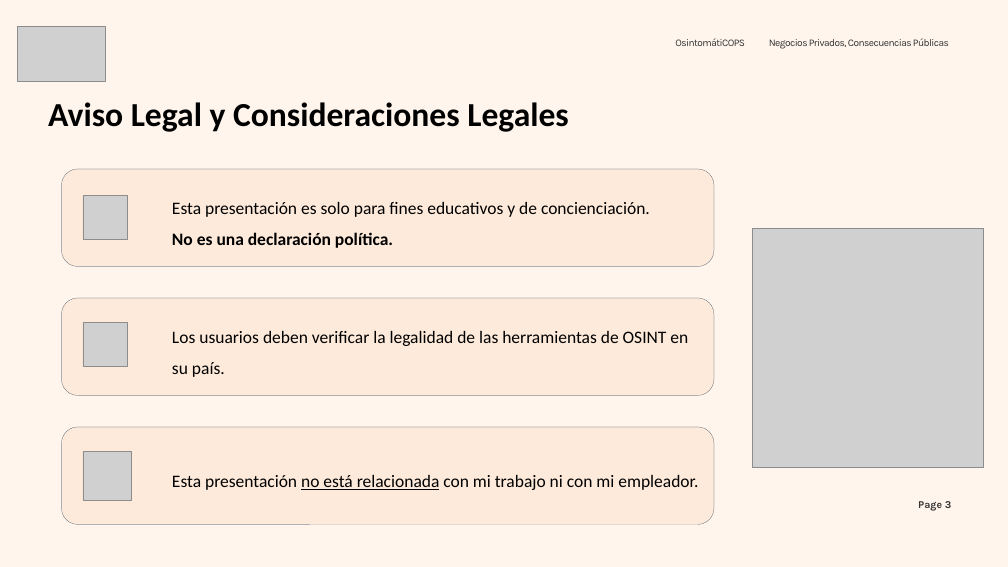
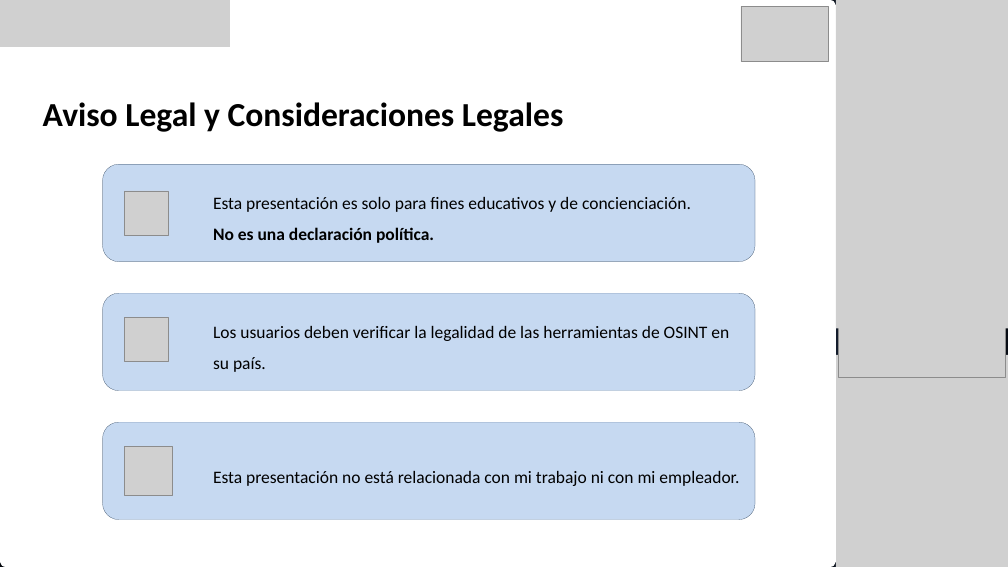
Before and after one commit to pedroaovieira/osint, a slide deck: slide 5 of presentation/osintomaticops/Negocios_Privados,_Consecuencias_Publicas.pptx (slide 3 before the commit). Drawn at 1008x567 pixels with LibreOffice and Linux fonts; fonts in the diff are those of the drawing; grey boxes stand for pictures; background and template pictures are left out. Boxes give left, top, right and bottom in pixels: in the first picture for what was removed or moved away, otherwise in the second. Text is boxed around its words. In the diff, an @@ line names an element or a change of style, - is before the commit and + after.

```diff
--- a/presentation/osintomaticops/Negocios_Privados,_Consecuencias_Publicas.pptx
+++ b/presentation/osintomaticops/Negocios_Privados,_Consecuencias_Publicas.pptx
@@ background picture (left out) to gradient #2B3D59 to #03060C @@
@@ freeform shape added at (x1=0, y1=0, x2=836, y2=567), fill #FFFFFF @@
@@ picture added at (x1=0, y1=0, x2=230, y2=47) @@
@@ picture moved from (x1=18, y1=26, x2=105, y2=82) to (x1=741, y1=6, x2=828, y2=61) @@
@@ picture added at (x1=836, y1=0, x2=1008, y2=329) @@
@@ text removed at (x1=675, y1=38, x2=745, y2=46) @@
-  OsintomátiCOPS
@@ text removed at (x1=769, y1=38, x2=949, y2=49) @@
-  Negocios Privados, Consecuencias Públicas
@@ text "Aviso Legal y Consideraciones Legales" moved from (x1=48, y1=102, x2=568, y2=132) to (x1=43, y1=102, x2=563, y2=132) @@
@@ 3 pictures, 3 rounded rectangles moved together from (x1=61, y1=169, x2=714, y2=524) to (x1=103, y1=164, x2=755, y2=520) @@
@@ rounded rectangle "Esta presentación es solo para ..." at (x1=103, y1=164, x2=755, y2=262): fill #FDEADA to #C6D9F1 @@
@@ picture resized from (x1=752, y1=228, x2=983, y2=468) to (x1=838, y1=165, x2=1005, y2=377) @@
@@ rounded rectangle "Los usuarios deben verificar la ..." at (x1=103, y1=293, x2=755, y2=391): fill #FDEADA to #C6D9F1 @@
@@ picture added at (x1=836, y1=355, x2=1008, y2=567) @@
@@ rounded rectangle "Esta presentación no está relacionada ..." at (x1=103, y1=422, x2=755, y2=520): underline off in "no está relacionada"; fill #FDEADA to #C6D9F1 @@
@@ page number removed at (x1=918, y1=501, x2=952, y2=511) @@
-Page 3
```
Also in this commit, not shown: 22 other slides changed, 16 slides added, 14 slides removed, 1 other file.
